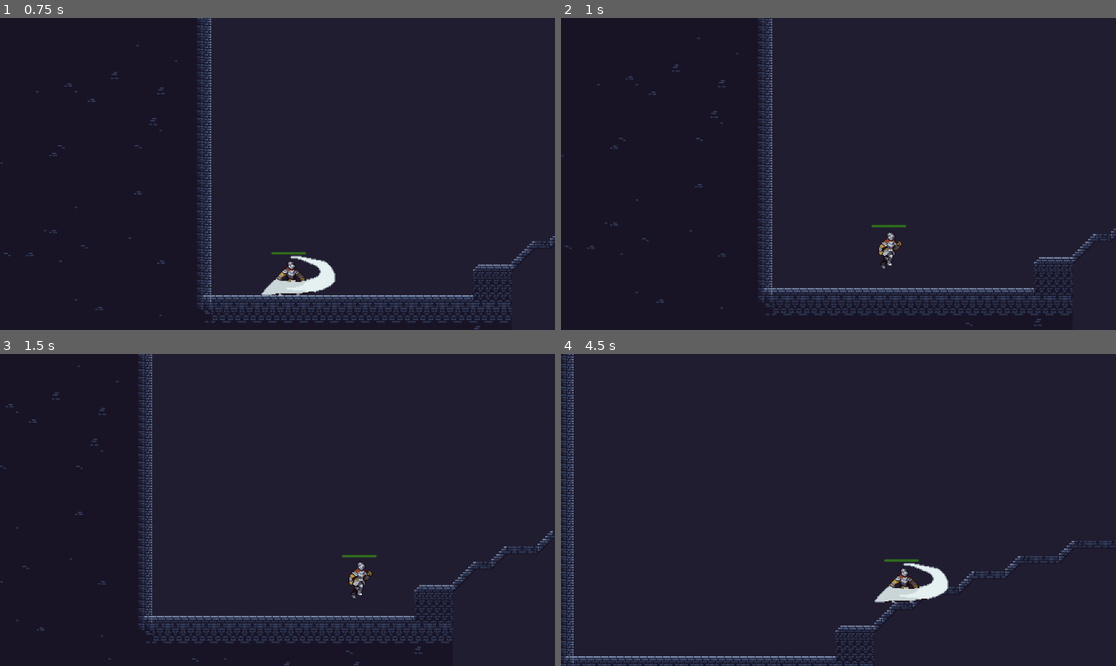
Above: before the commit, frames 1-4 (two rows, left to right).
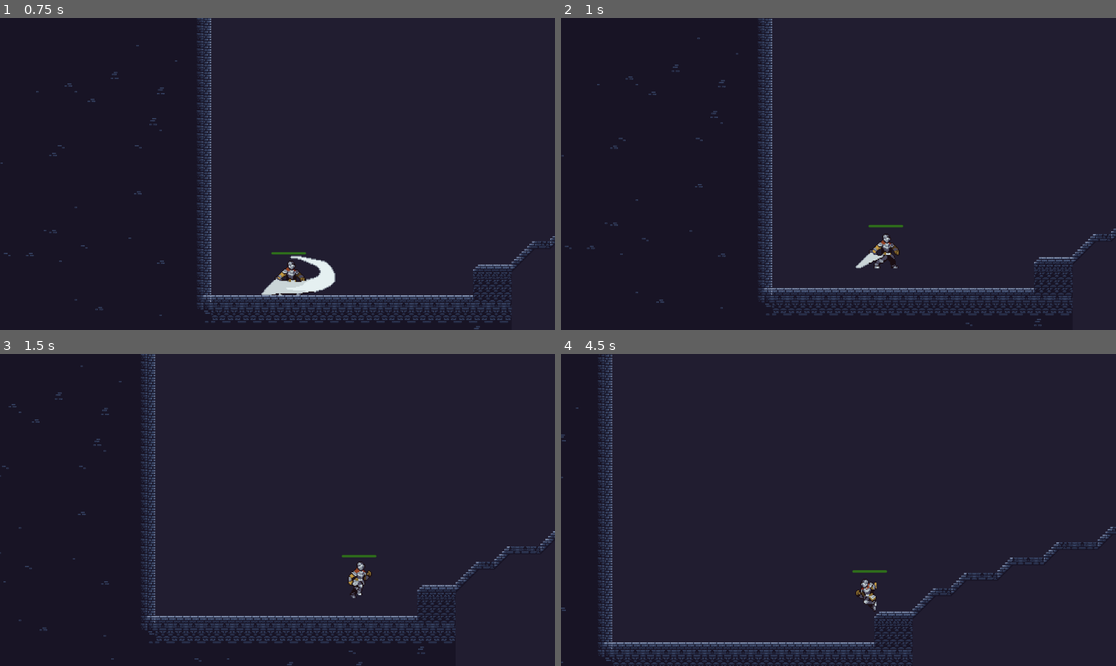
Above: after the commit, the same moments.

Repository: MadAvidCoder/Ascendancy
Game: Godot game, scene res://main.tscn
The game is run twice, just before and just after one commit, with the same random seed, the same clock (stepped at 60 frames per second) and the same inputs.
Inputs:
- Up to frame 1 (0.75 s): hold D (right) from 0.53 s (still down); tap Space (attack) at 0.6 s
- Up to frame 2 (1 s): keep holding D (right); tap Up (jump) at 0.77, 0.8 s
- Up to frame 3 (1.5 s): keep holding D (right); tap Up (jump) at 1.07, 1.35 s
- Up to frame 4 (4.5 s): tap Up (jump) at 1.52, 1.82, 2.3, 3.02, 3.32, 3.6, 3.77, 4.07 s; tap Space (attack) at 1.55, 2.1, 2.85, 4.35 s; release D (right) at 2.03 s; hold Left (left) 2.03-2.78 s; hold D (right) 2.78-4.28 s; hold Left (left) from 4.28 s (still down)

Frame 1 is identical in both runs. In frame 2, 0.4% of the frame differs, in the area x 53-63%, y 66-81%; in frame 3, 3.4%; in frame 4, 6.4%, in the area x 0-100%, y 0-100%.

Commit message:
Add aerial attack
Enabled attacking while in the air

Diff:
--- a/player.gd
+++ b/player.gd
@@ -85,9 +85,10 @@
 			if sprite.animation == "turn":
 				cur_dir = -cur_dir
 				sprite.flip_h = true if cur_dir == -1 else false
+
 			if is_on_floor():
-				sprite.play("jump")
-				attacking = false
+				if not attacking:
+					sprite.play("jump")
 				jump_buffered = false
 				velocity.y = JUMP_VELOCITY
 			elif can_coyote:
@@ -103,7 +104,7 @@
 		if Input.is_action_just_released("jump") and velocity.y <= 0 and not wall_jumping:
 			velocity.y *= 0.5
 
-		if not wall_jumping and not attacking:
+		if not wall_jumping and (not attacking or not is_on_floor()):
 			# Movement
 			var direction := Input.get_axis("left", "right")
 			if direction and not is_hit:
@@ -179,7 +180,7 @@
 		else:
 			was_running = 0.1
 
-		if Input.is_action_just_pressed("attack") and is_on_floor() and not attacking:
+		if Input.is_action_just_pressed("attack") and not attacking:
 			attack_polygon.scale.x = -1 if sprite.flip_h else 1
 			if boss.active:
 				sprite.play("attack_1")
